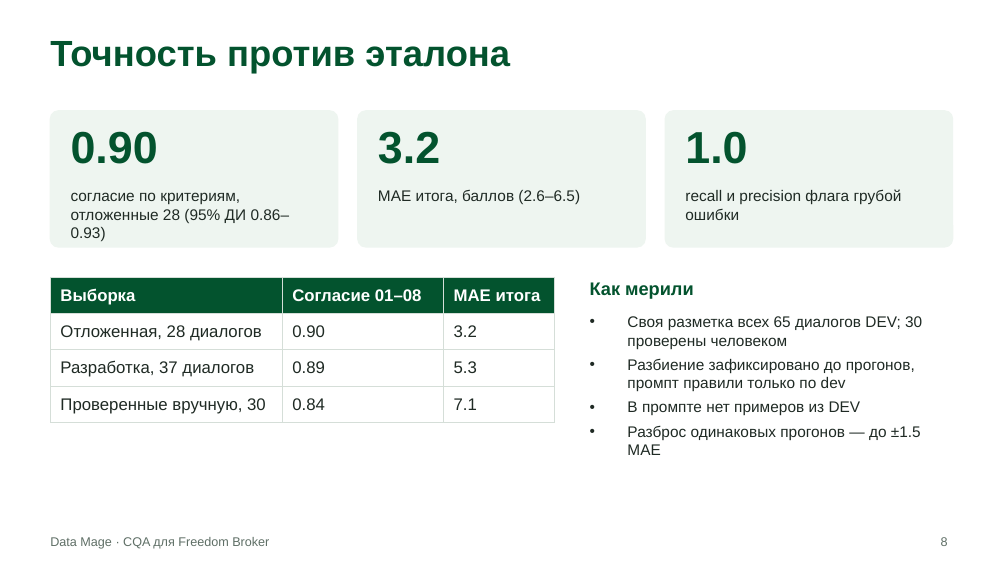
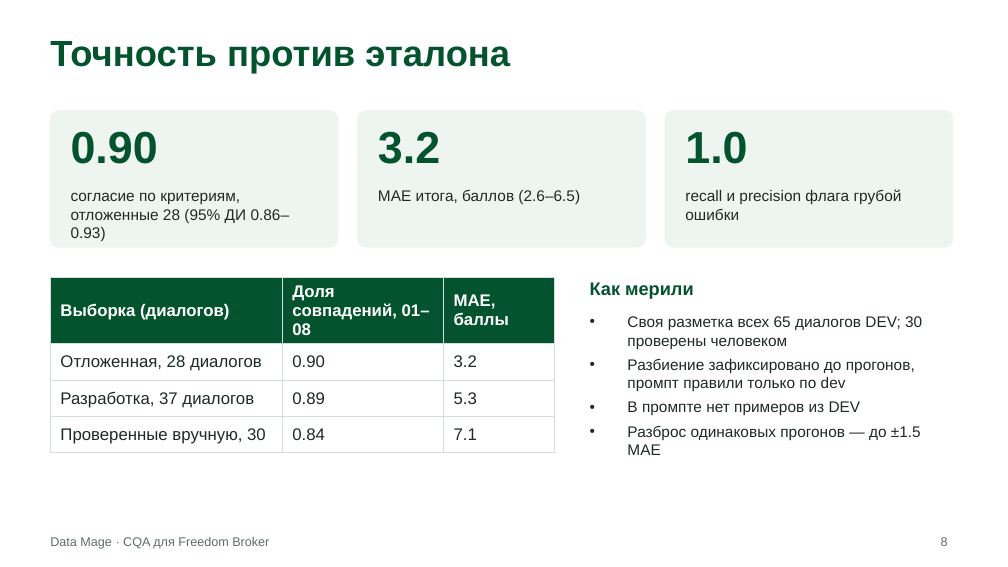
Before and after one commit to Adilm8/Freedom-DataChallenge26, a slide deck: slide 8 of docs/presentation/CQA-Data-Mage.pptx. Drawn at 1008x567 pixels with LibreOffice and Linux fonts; fonts in the diff are those of the drawing. Boxes give left, top, right and bottom in pixels: in the first picture for what was removed or moved away, otherwise in the second. Text is boxed around its words. In the diff, an @@ line names an element or a change of style, - is before the commit and + after.

Commit message:
docs(presentation): clearer table headers (#71)
Model and accuracy tables in both decks use clearer column names; PDFs re-rendered.

```diff
--- a/docs/presentation/CQA-Data-Mage.pptx
+++ b/docs/presentation/CQA-Data-Mage.pptx
@@ table at bbox=[50, 277, 554, 448] @@
-row 1: Выборка | Согласие 01–08 | MAE итога
+row 1: Выборка (диалогов) | Доля совпадений, 01–08 | MAE, баллы
```
Also in this commit, not shown: 1 other slide changed, 3 other files.
